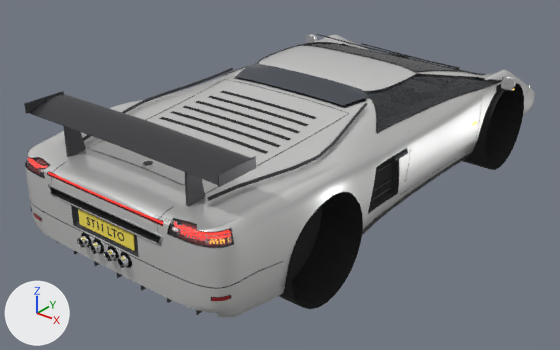
A saved change to the glTF model assets/vehicle_entries/stiletto.glb.
Before and after are seen from a 50 mm camera at (3.47, -4.95, 3.01) aimed at (-0.18, -0.38, 0.18). Every picture has the same lights, and +X, +Y and +Z are marked at lower left. The picture after the commit comes second. Vertices at exactly the same position are counted once.

Objects in the first picture: 'CabinOpening', 'DoorRight'.
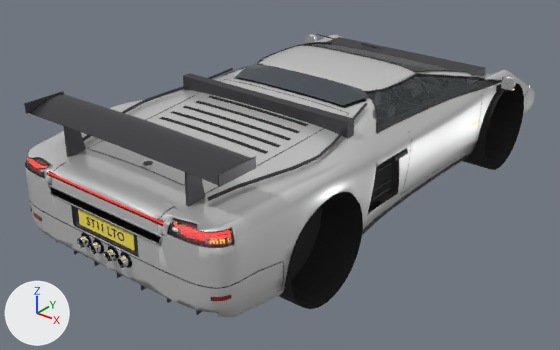
Where the change shows, as pixel boxes (x1, y1, x2, y2) in the pictures (560 x 350 px):
part 1 of me_stiletto_002, added
    after: (183, 73, 354, 139)
part 2 of me_stiletto_002, built on
    both: (30, 79, 382, 315)
part 3 of me_stiletto_002, built on (mostly hidden)
    before: (308, 36, 517, 162)
    after: (308, 36, 527, 162)

The change, as a diff of the scene's bpy script:
```diff
--- a/assets/vehicle_entries/stiletto.glb.py
+++ b/assets/vehicle_entries/stiletto.glb.py
@@ me_stiletto_002 @@
 # used by ob_cabinopening; location = (0.0, 0.0, 0.0)
-me_stiletto_002.from_pydata(...)  # 24913 vertices, 46722 faces; spans x -1.11..1.11, y -2.41..2.42, z -0.04..1.2
+me_stiletto_002.from_pydata(...)  # 25582 vertices, 47648 faces; spans x -1.11..1.11, y -2.41..2.42, z -0.04..1.2
+# me_stiletto_002 part 1: a new loose piece, a box spanning x -0.783..0.783, y -0.854..-0.774, z 0.335..1.045, in mat_plastic_008 (dark grey #353537)
+# me_stiletto_002 part 2: 160 vertices moved within x -0.91..0.91, y -2.34..-0.44, z 0.26..1.12; 39 vertices removed from x -0.6..0.61, y -1.77..-0.57, z 0.9..1.0; 297 vertices added at x -0.98..0.98, y -2.01..-0.57, z 0.34..1.0
+# me_stiletto_002 part 3: 84 vertices moved from x -0.95..0.95, y 0.57..2.39, z 0.15..0.94 to x -0.95..0.95, y 0.55..2.39, z 0.15..0.94; 45 vertices removed from x -0.94..0.94, y 0.57..2.25, z 0.26..0.49; 242 vertices added at x -0.95..0.95, y 0.54..2.26, z 0.26..0.88
+# other edits to the shape of me_stiletto_002 do not show in these pictures
 me_stiletto_002.materials.append(mat_paint_008)
```
